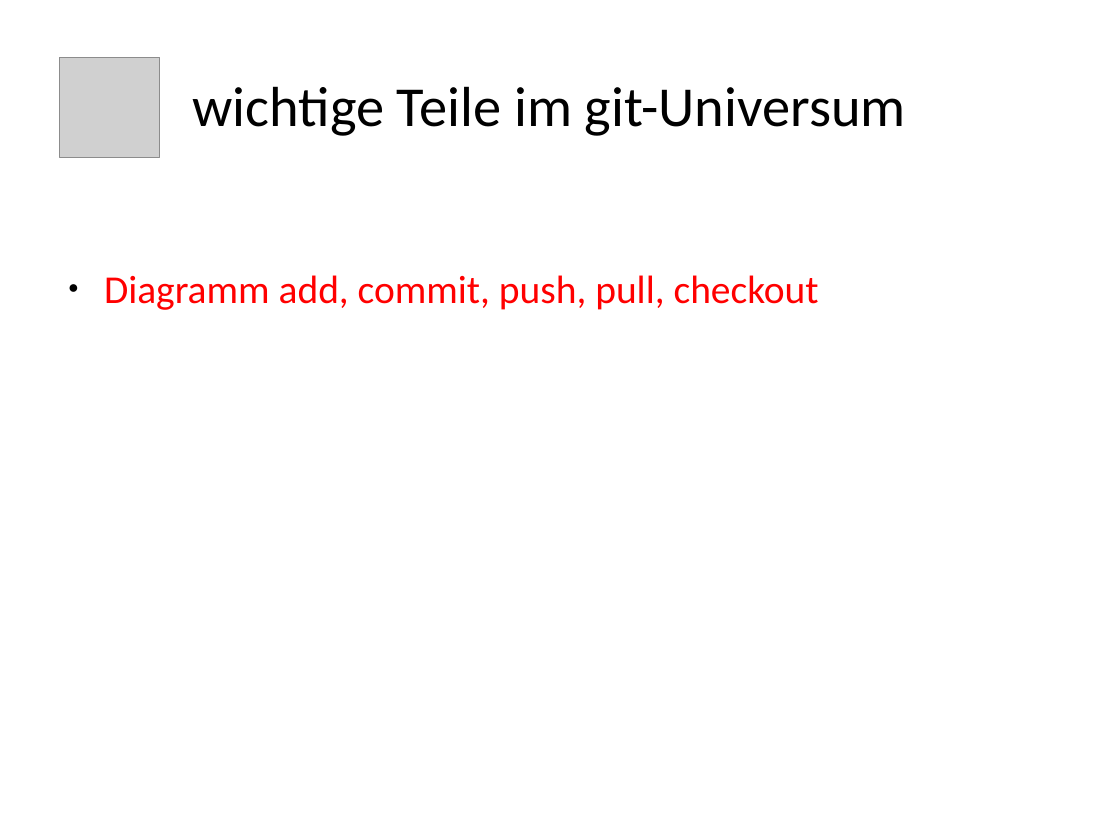
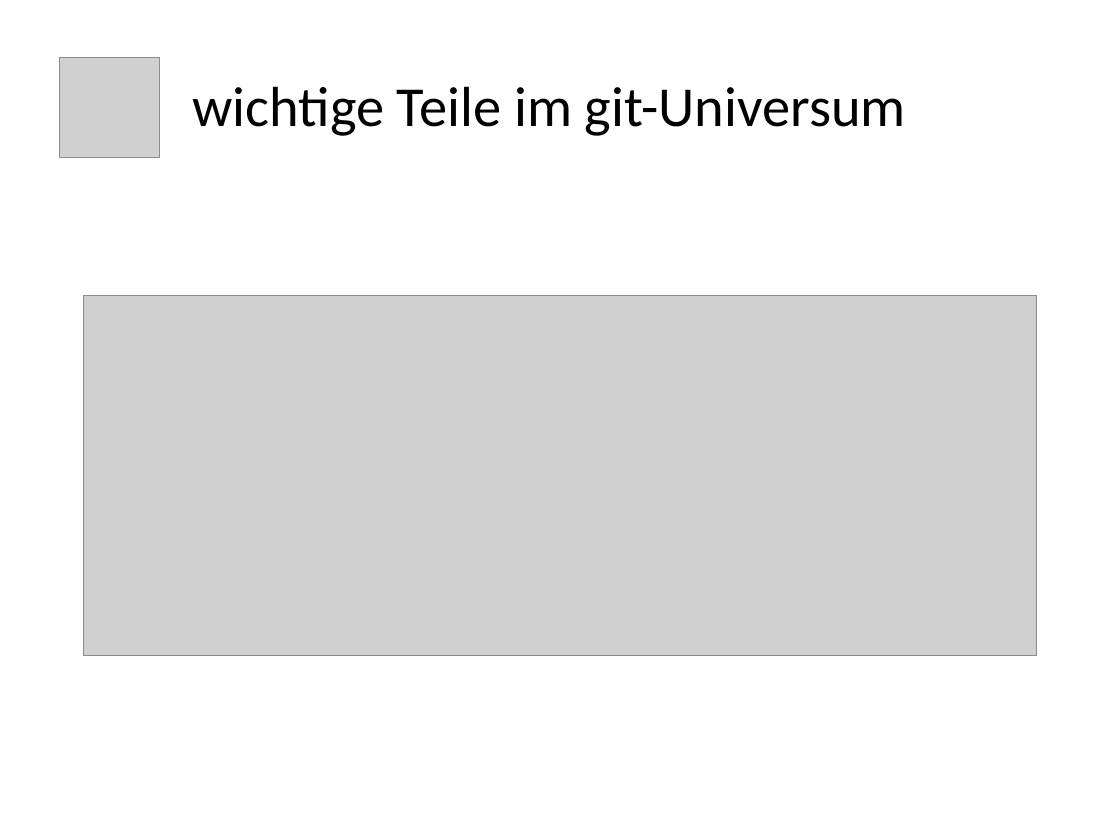
Before and after one commit to ukconet/testrepoB, a slide deck: slide 5 of git.odp. Drawn at 1120x840 pixels with LibreOffice and Linux fonts; fonts in the diff are those of the drawing; grey boxes stand for pictures. Boxes give left, top, right and bottom in pixels: in the first picture for what was removed or moved away, otherwise in the second. Text is boxed around its words. In the diff, an @@ line names an element or a change of style, - is before the commit and + after.

```diff
--- a/git.odp
+++ b/git.odp
@@ picture added at box(83, 296, 1036, 656) @@
@@ text removed at box(104, 275, 819, 310) @@
-● Diagramm add, commit, push, pull, checkout
```
Also in this commit, not shown: 6 other slides changed, 8 slides added, 3 slides removed, 59 other files.
